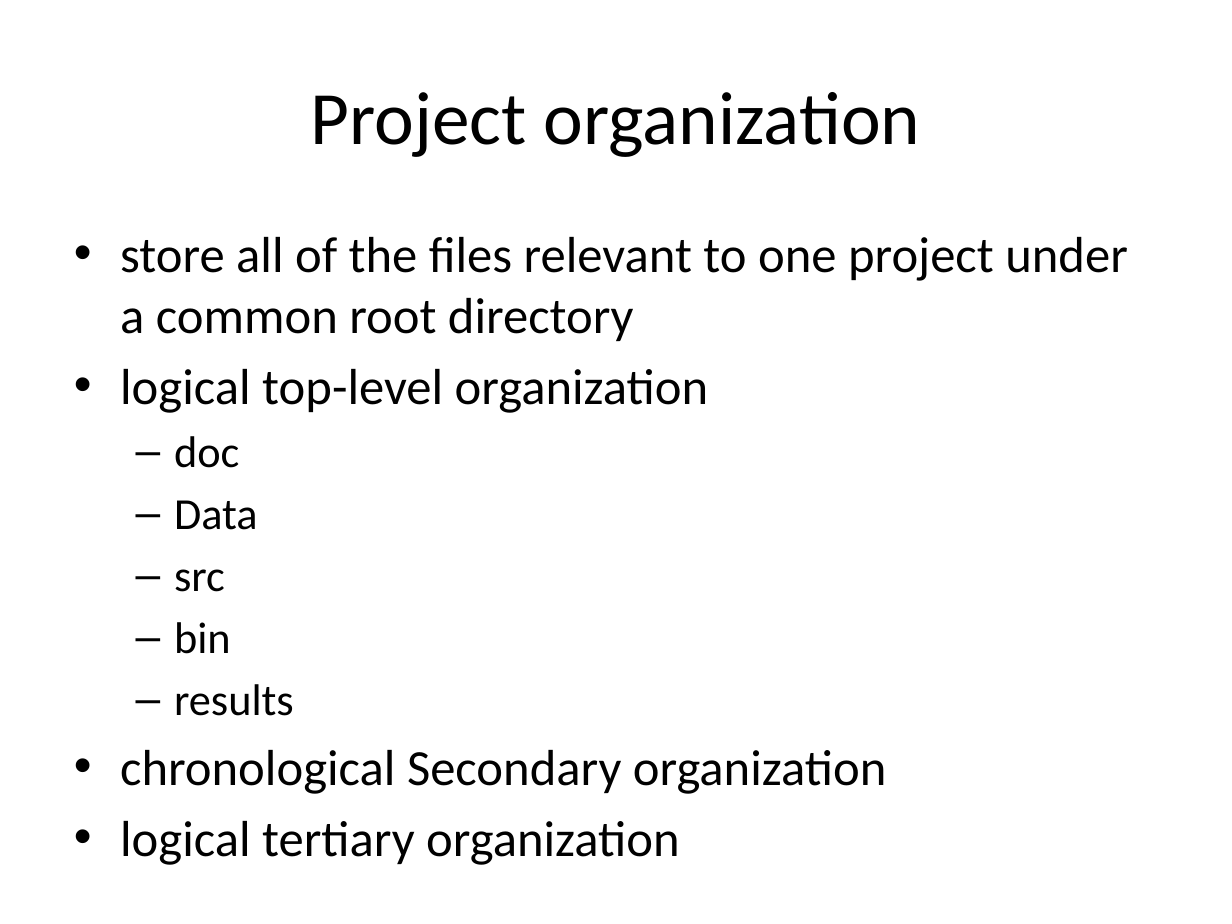
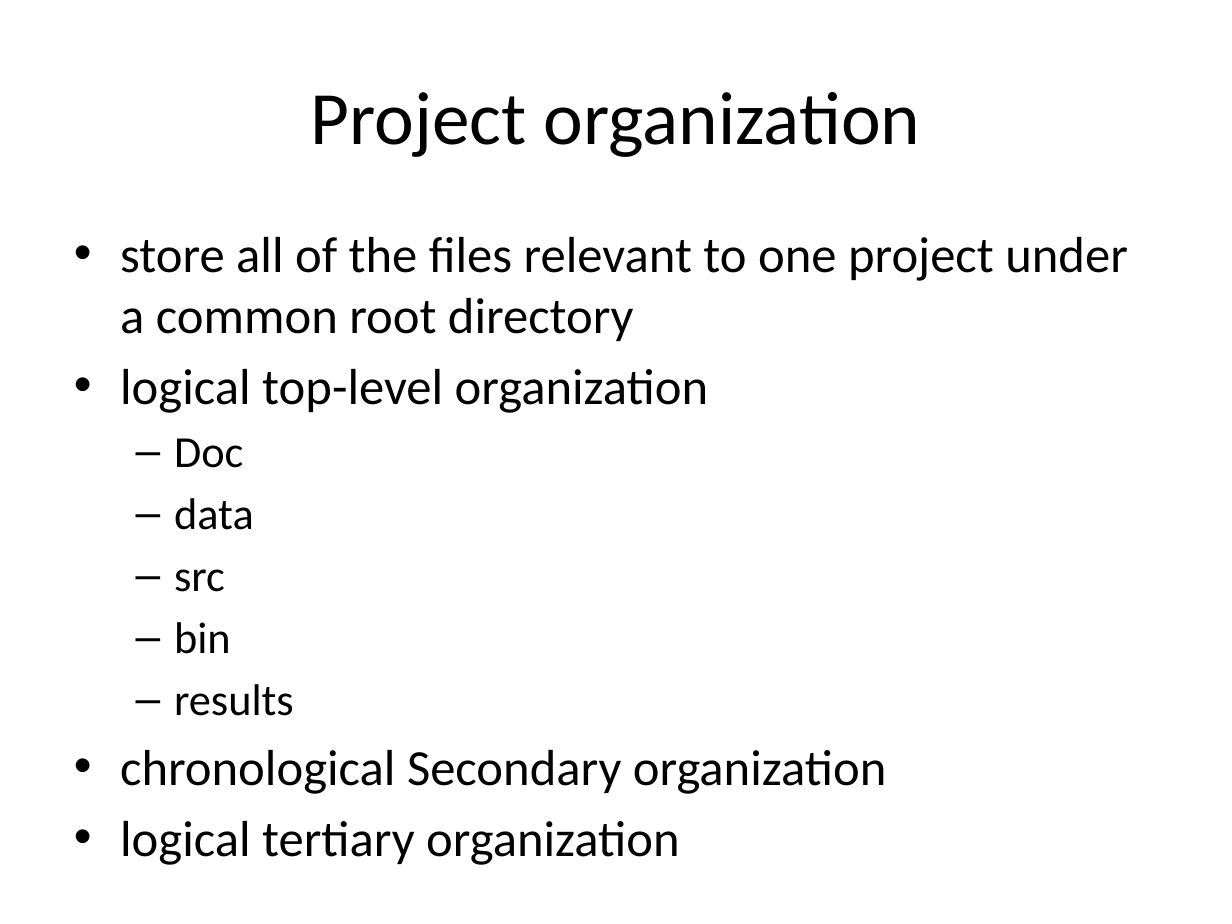
Before and after one commit to naturalis/arangs, a slide deck: slide 4 of doc/slides/day2/session2/ProjectOrg.pptx. Drawn at 1232x924 pixels with LibreOffice and Linux fonts; fonts in the diff are those of the drawing. Boxes give left, top, right and bottom in pixels: in the first picture for what was removed or moved away, otherwise in the second. Text is boxed around its words. In the diff, an @@ line names an element or a change of style, - is before the commit and + after.

```diff
--- a/doc/slides/day2/session2/ProjectOrg.pptx
+++ b/doc/slides/day2/session2/ProjectOrg.pptx
@@ text at [174, 438, 254, 530]: text changed @@
-  – doc
-  – Data
+  – Doc
+  – data
```
Also in this commit, not shown: 1 other slide changed, 4 other files.
